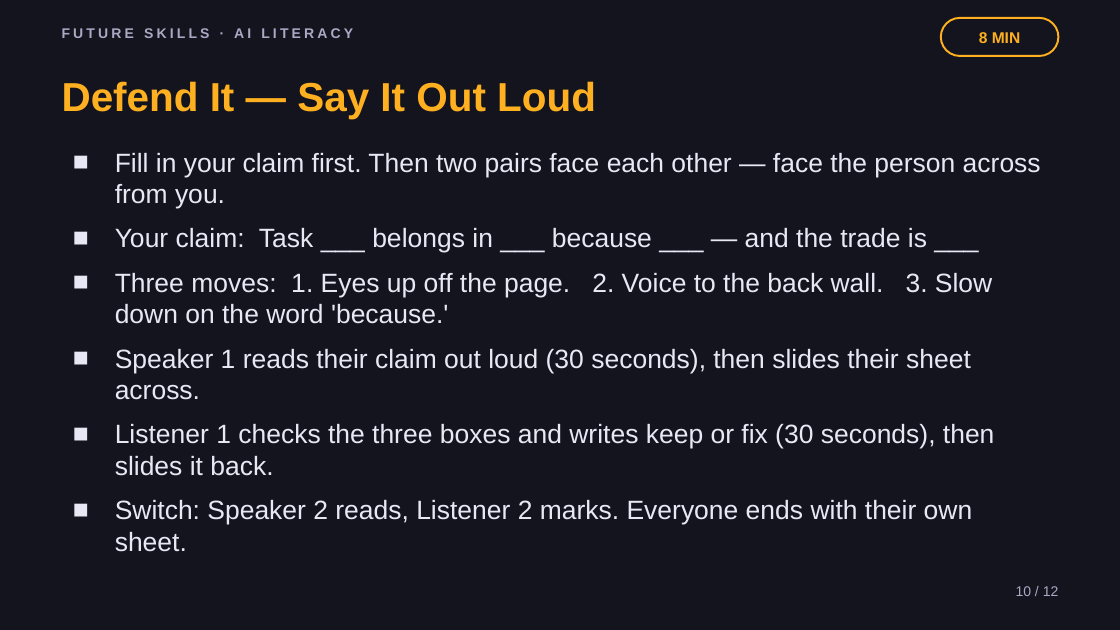
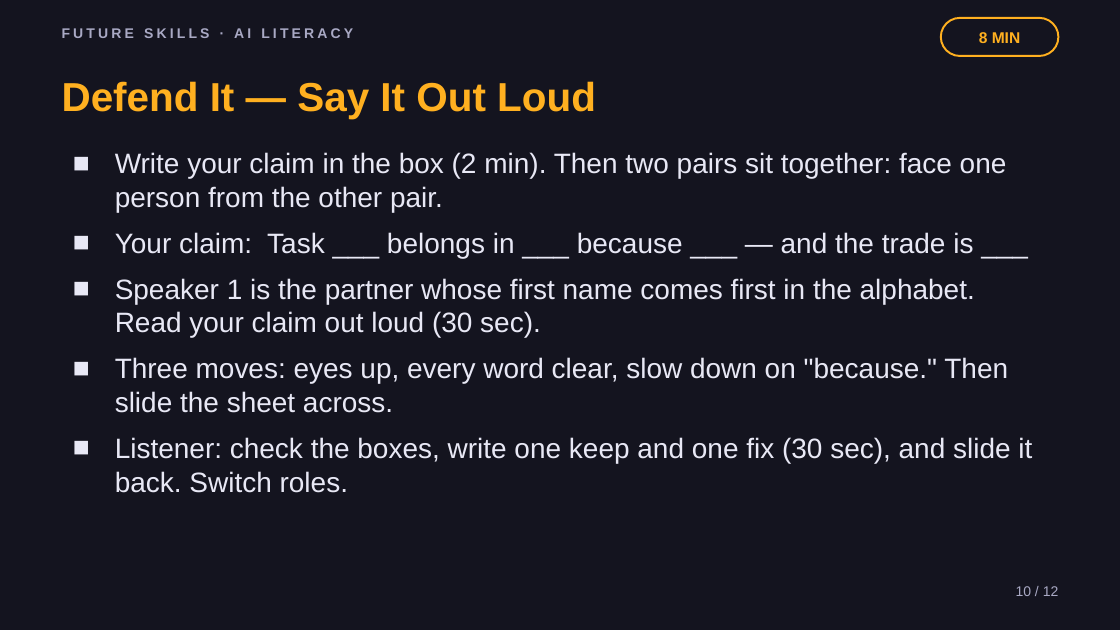
Before and after one commit to phiunit/tptphi, a slide deck: slide 10 of products/ai-boring-work/dist/Robots Do the Boring Work - Slides.pptx. Drawn at 1120x630 pixels with LibreOffice and Linux fonts; fonts in the diff are those of the drawing. Boxes give left, top, right and bottom in pixels: in the first picture for what was removed or moved away, otherwise in the second. Text is boxed around its words. In the diff, an @@ line names an element or a change of style, - is before the commit and + after.

```diff
--- a/products/ai-boring-work/dist/Robots Do the Boring Work - Slides.pptx
+++ b/products/ai-boring-work/dist/Robots Do the Boring Work - Slides.pptx
@@ text at (115,152,1007,212): text changed; size 17 to 18 pt @@
-■ Fill in your claim first. Then two pairs face each other — face the person across from you.
+■ Write your claim in the box (2 min). Then two pairs sit together: face one person from the other pair.
@@ text at (115,232,973,258): size 17 to 18 pt in "Your claim: Task ___ belongs in ___ ..." @@
@@ text at (115,278,1032,493): text changed; size 17 to 18 pt @@
-■ Three moves: 1. Eyes up off the page. 2. Voice to the back wall. 3. Slow down on the word 'because.'
-■ Speaker 1 reads their claim out loud (30 seconds), then slides their sheet across.
-■ Listener 1 checks the three boxes and writes keep or fix (30 seconds), then slides it back.
-■ Switch: Speaker 2 reads, Listener 2 marks. Everyone ends with their own sheet.
+■ Speaker 1 is the partner whose first name comes first in the alphabet. Read your claim out loud (30 sec).
+■ Three moves: eyes up, every word clear, slow down on "because." Then slide the sheet across.
+■ Listener: check the boxes, write one keep and one fix (30 sec), and slide it back. Switch roles.
```
Also in this commit, not shown: 8 other slides changed, 55 other files.
